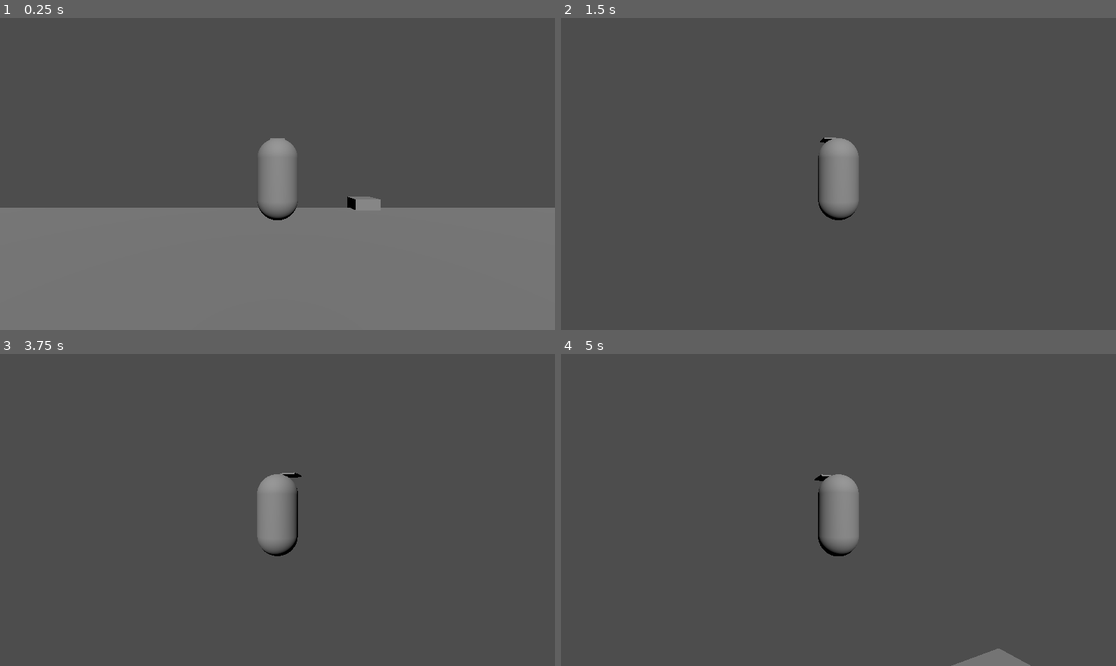
Above: before the commit, frames 1-4 (two rows, left to right).
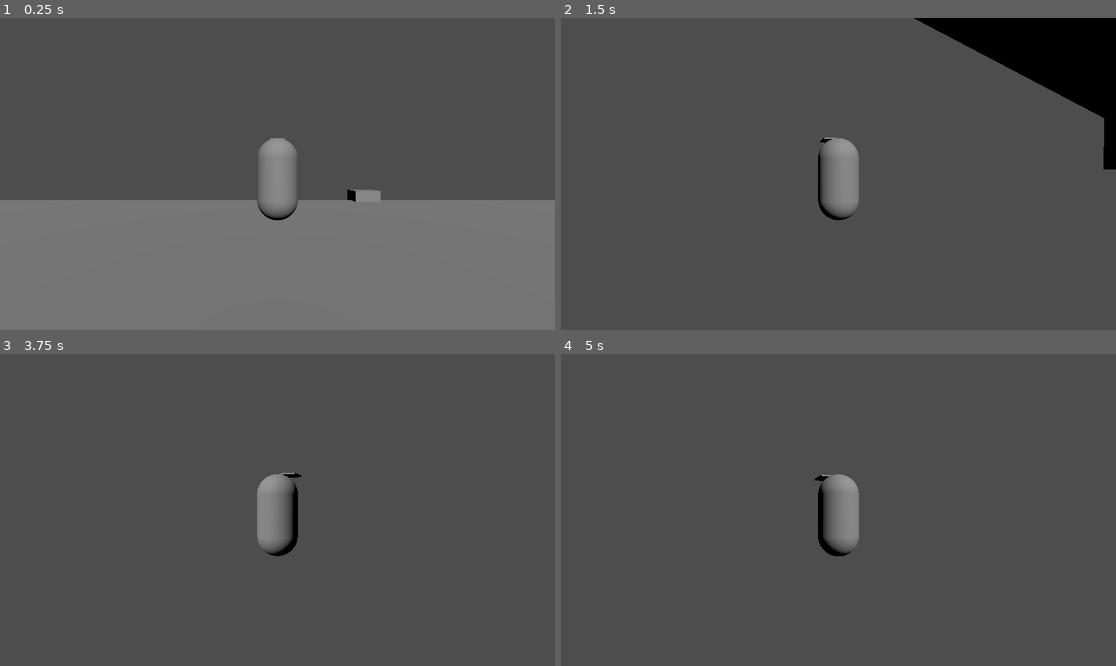
Above: after the commit, the same moments.

Repository: Nigel-Karunaratne/3DPlatformer_Godot4
Game: Godot game, scene res://level_scenes/test_level.tscn
Two runs of this game, one before a commit and one after it. Both use one fixed random seed, a clock stepped at 60 frames per second and the inputs below. The project has no main scene, so this scene is started directly.
Inputs (mouse positions are in pixels of both pictures, inside the frame that each line leads up to):
- Up to frame 1 (0.25 s): no input
- Up to frame 2 (1.5 s): tap Enter at 0.5 s; move the mouse to (866, 174) at 0.52 s; hold Space (jump) 0.53-1.28 s; hold W (move_forward) from 0.53 s (still down); tap T at 0.6 s; move the mouse to (810, 174) at 1.27 s; tap Space (jump) at 1.35 s
- Up to frame 3 (3.75 s): keep holding W (move_forward); tap Space (jump) at 1.52, 1.82, 2, 3.02, 3.32, 3.5 s; tap T at 1.55, 2.1, 2.85 s; move the mouse to (288, 503) at 2.02 s; hold Space (jump) 2.03-2.78 s; tap Enter at 2.75 s; move the mouse to (271, 516) at 2.77 s; move the mouse to (316, 513) at 3.52 s; hold Space (jump) from 3.53 s (still down)
- Up to frame 4 (5 s): keep holding W (move_forward); move the mouse to (794, 506) at 4.27 s; release Space (jump) at 4.28 s; tap T at 4.35 s; tap Space (jump) at 4.52, 4.82 s

The runs differ from the first frame. In frame 1, 2.3% of the frame differs, in the area x 0-100%, y 55-62%; in frame 2, 6.7%, in the area x 46-100%, y 0-65%; in frame 3, 0.4%; in frame 4, 0.9%.

Commit message:
Improved movement
Added friction.
Player now rotates to face movement, but still cannot move in camera's direction.

Diff:
--- a/scripts/player_move.gd
+++ b/scripts/player_move.gd
@@ -4,11 +4,14 @@
 @export var camera : Node3D
 
 # Movement Variables
-const ACCEL_SPEED = 3
-const MAX_SPEED = 7
-const GRAVITY = 10
-const JUMP_VELOCITY = 20
+const ACCEL_SPEED = 1
+const MAX_SPEED = 9
+const GRAVITY = 26
+const JUMP_VELOCITY = 10
+const ANGULAR_SPEED = TAU * 2
 #const GRAVITYDIR = Vector3.DOWN
+
+var friction = 0.7
 
 # Input Processing variables
 var _move_axis = Vector2.ZERO
@@ -17,8 +20,17 @@
 func _process(_delta):
 	var h = Input.get_axis("move_left", "move_right")
 	var v = Input.get_axis("move_back", "move_forward")
-	_move_axis = Vector2(h, v)
+	_move_axis = Vector2(h, -v) # -Z is forward
 	jump_pressed = Input.is_action_pressed("jump")
+
+	if Input.is_action_just_released("jump") and velocity.y > 0:
+		velocity.y *= 0.5 #! Enables Short Hopping?
+		#TODO - MAKE CONSTANT
+
+func _input(event):
+	if event is InputEventKey and event.pressed:
+		if event.keycode == KEY_T:
+			velocity.z = -50
 
 
 func _physics_process(delta):
@@ -27,16 +39,40 @@
 	if jump_pressed && is_on_floor():
 		velocity.y = JUMP_VELOCITY
 
-	#direction from camera to player
-	var dir3d = (global_position - camera.global_position)
-	print(global_position)
-	#remove the height and normalize to get a direction vector
-	var dir = Vector3(dir3d.x, 0, dir3d.z).normalized()
 
-	var move_horizontal_velocity = Vector3(_move_axis.x * ACCEL_SPEED, 0, _move_axis.y * ACCEL_SPEED)
-	move_horizontal_velocity *= dir
+	if _move_axis.length_squared() > 0:
+		# Forward Vector of Camera (with y-axis removed)
+		# Vector3(-camera.basis.z.x, 0, -camera.basis.z.z).normalized()
 
-	velocity.x = move_horizontal_velocity.x
-	velocity.z = move_horizontal_velocity.z
+		# Rotate the Player
+		var target_angle = _move_axis.angle_to(Vector2.UP) + camera.rotation.y #atan2( _move_axis.y, -_move_axis.x) + (PI/2) # WHY DO I HAVE TO INVERT THE X AXIS??
+		var angular_difference = wrapf(target_angle - rotation.y, -PI, PI) # Find Shortest path to the target angle
+		rotation.y += clamp(delta * ANGULAR_SPEED, 0, abs(angular_difference)) * sign(angular_difference)
+		# rotation.y = target_angle # Snap Movement (could be useful? like if standing still)
 
+		# Move the Player
+		# var target_direction = Vector3(0,target_angle,0) * Vector3.FORWARD
+		# velocity.x = target_direction.x * _move_axis.x * ACCEL_SPEED
+		# velocity.z = target_direction.z * _move_axis.y * ACCEL_SPEED
+
+		velocity.x += _move_axis.x * ACCEL_SPEED
+		velocity.x = clamp(velocity.x, -MAX_SPEED, MAX_SPEED)
+		velocity.z += _move_axis.y * ACCEL_SPEED
+		velocity.z = clamp(velocity.z, -MAX_SPEED, MAX_SPEED)
+
+		pass
+
+	# velocity.x *= friction
+	# velocity.z *= friction
+
+	velocity.x -= sign(velocity.x) * friction * (0.5 * ACCEL_SPEED)
+	velocity.z -= sign(velocity.z) * friction * (0.5 * ACCEL_SPEED)
+
+	if abs(velocity.x) < 0.2:
+		velocity.x = 0
+	if abs(velocity.z) < 0.2:
+		velocity.z = 0
+
+
+	print(velocity)
 	move_and_slide()
